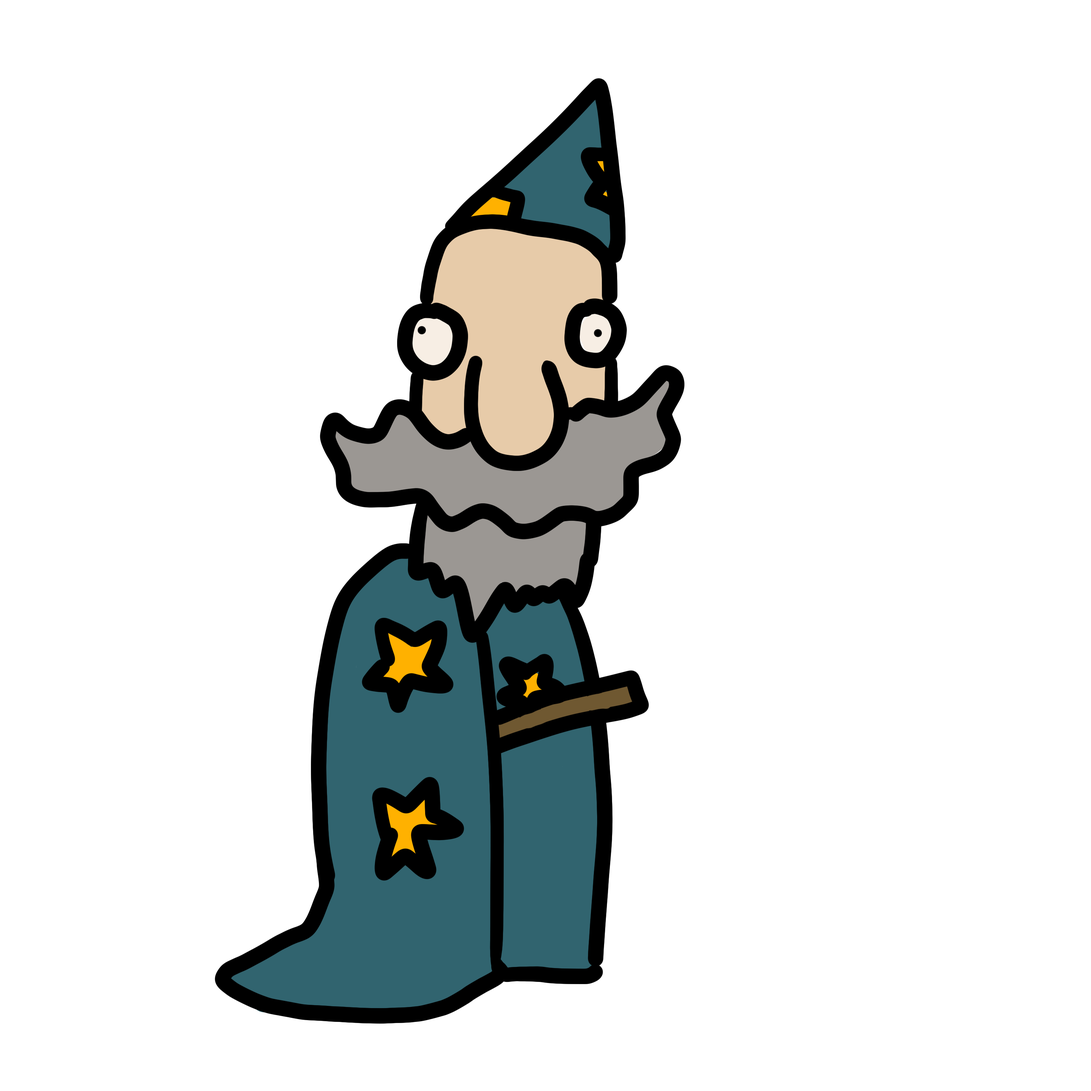
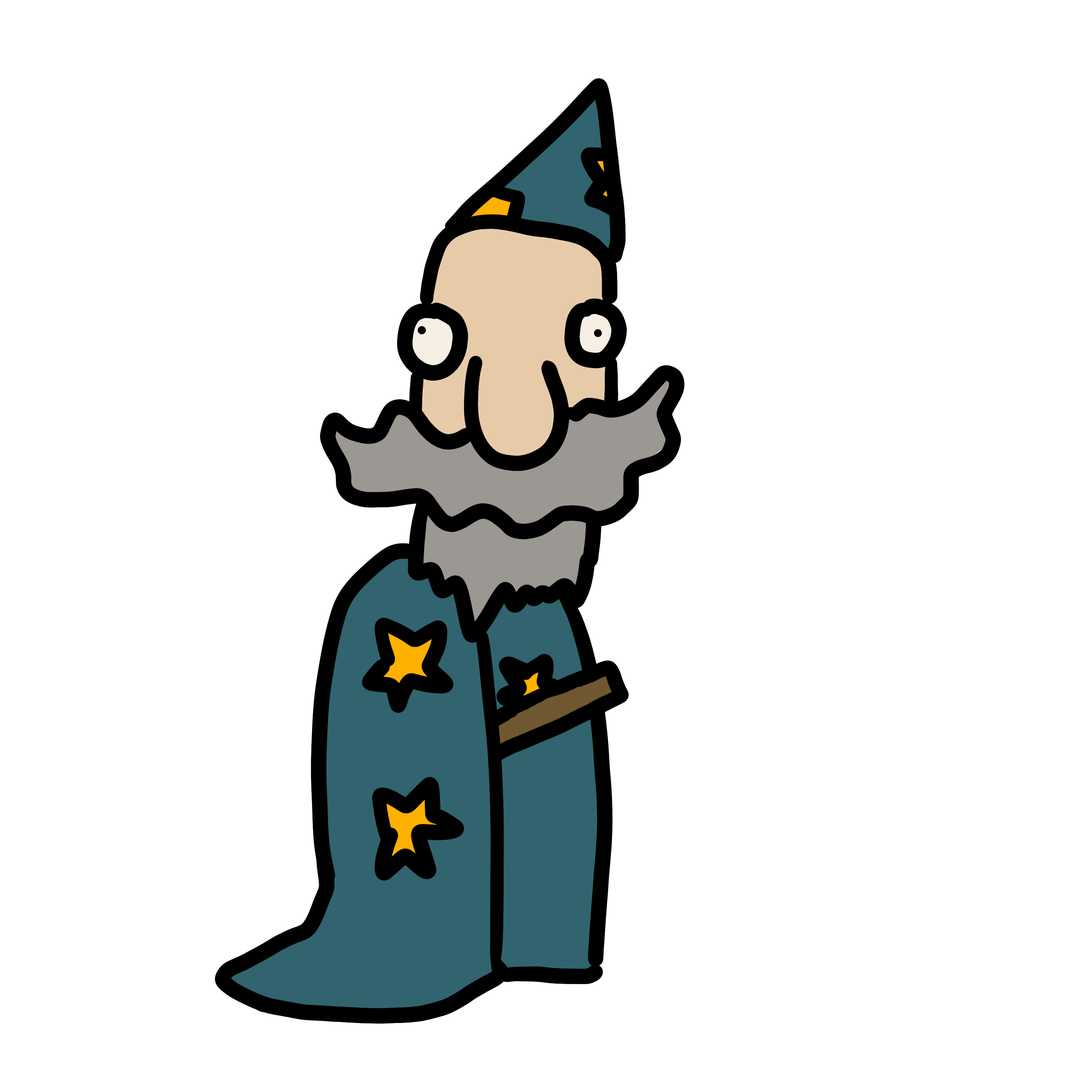
Comparing the layer stacks of the two 1091 × 1091 images. Changes:
painted on "Layer 2" over 496, 660, 650, 761
painted on "Layer 3" over 496, 673, 637, 748
